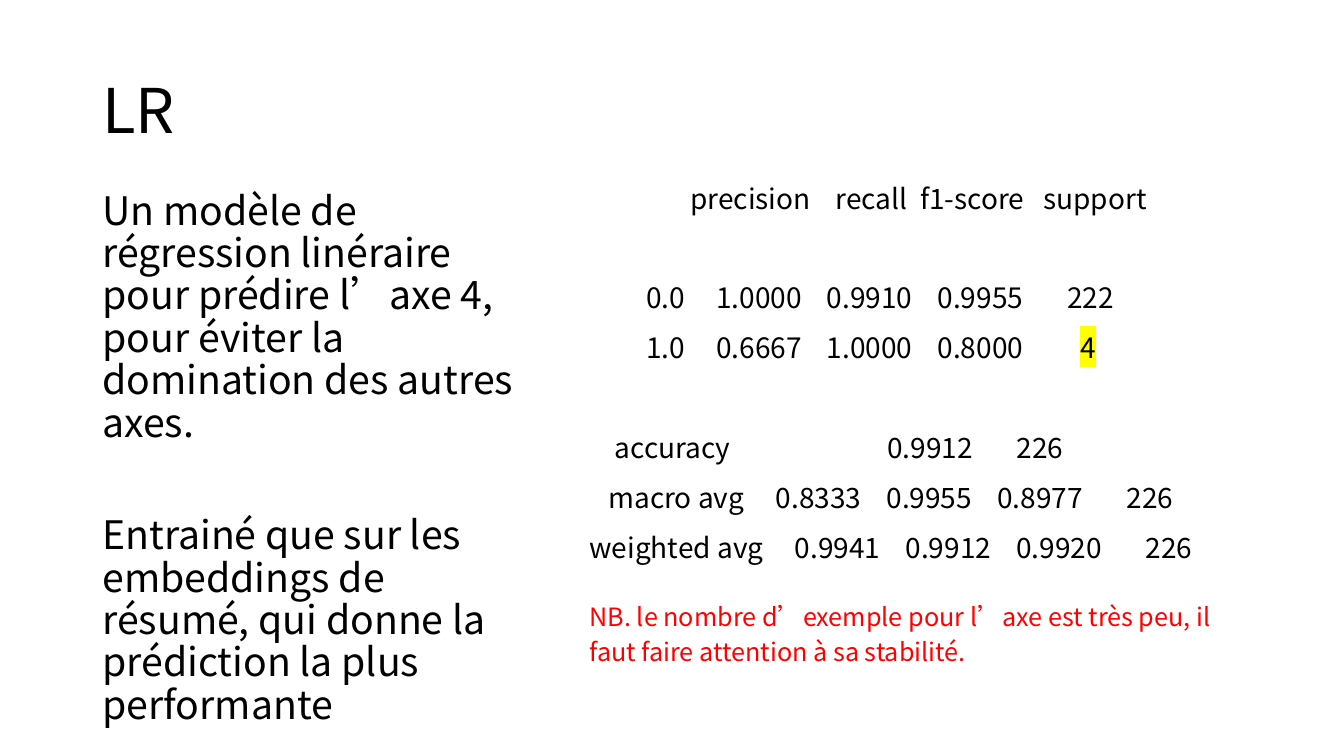
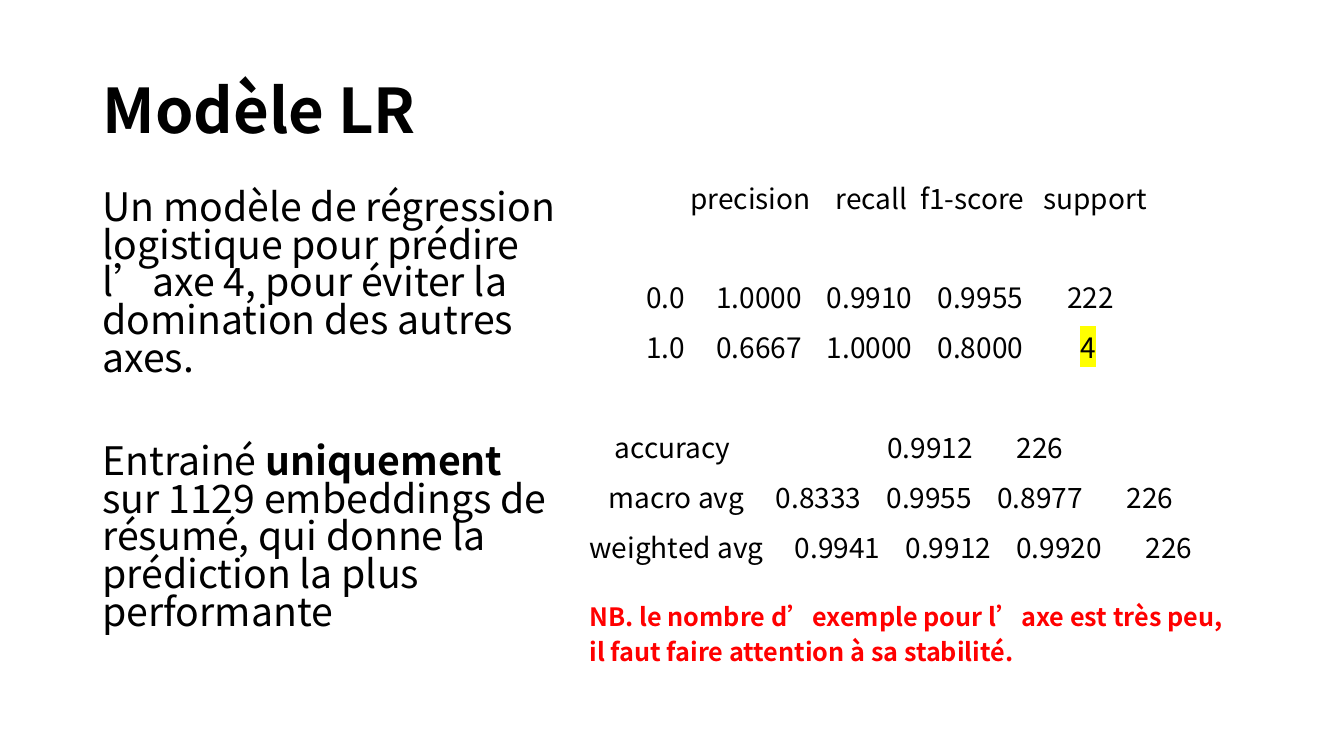
Before and after one commit to yeliu-dh/hal_insight, a slide deck: slide 7 of axe_classification.pptx (slide 8 before the commit). Drawn at 1344x756 pixels with LibreOffice and Linux fonts; fonts in the diff are those of the drawing. Boxes give left, top, right and bottom in pixels: in the first picture for what was removed or moved away, otherwise in the second. Text is boxed around its words. In the diff, an @@ line names an element or a change of style, - is before the commit and + after.

```diff
--- a/axe_classification.pptx
+++ b/axe_classification.pptx
@@ title at <box>102,76,416,134</box>: text changed; bold on @@
-LR
+Modèle LR
@@ text at <box>102,187,556,635</box>: text changed @@
-Un modèle de régression linéraire pour prédire l’axe 4, pour éviter la domination des autres axes.
-Entrainé que sur les embeddings de résumé, qui donne la prédiction la plus performante
+Un modèle de régression logistique pour prédire l’axe 4, pour éviter la domination des autres axes.
+Entrainé uniquement sur 1129 embeddings de résumé, qui donne la prédiction la plus performante
@@ text "NB. le nombre d’exemple pour ..." at <box>589,603,1222,662</box>: bold on @@
```
Also in this commit, not shown: 7 other slides changed, 3 slides added, 2 slides removed, 20 other files.
